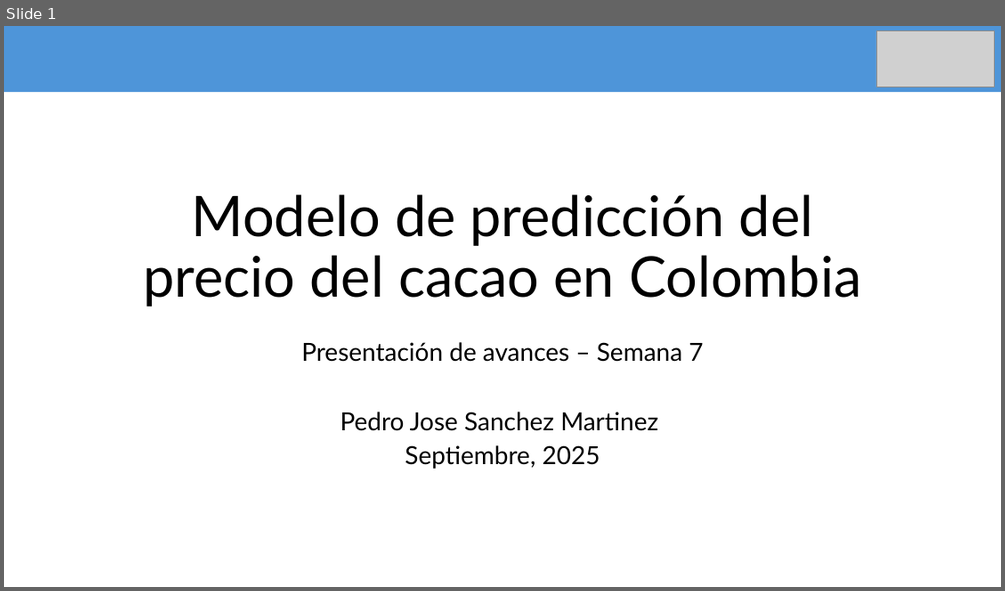
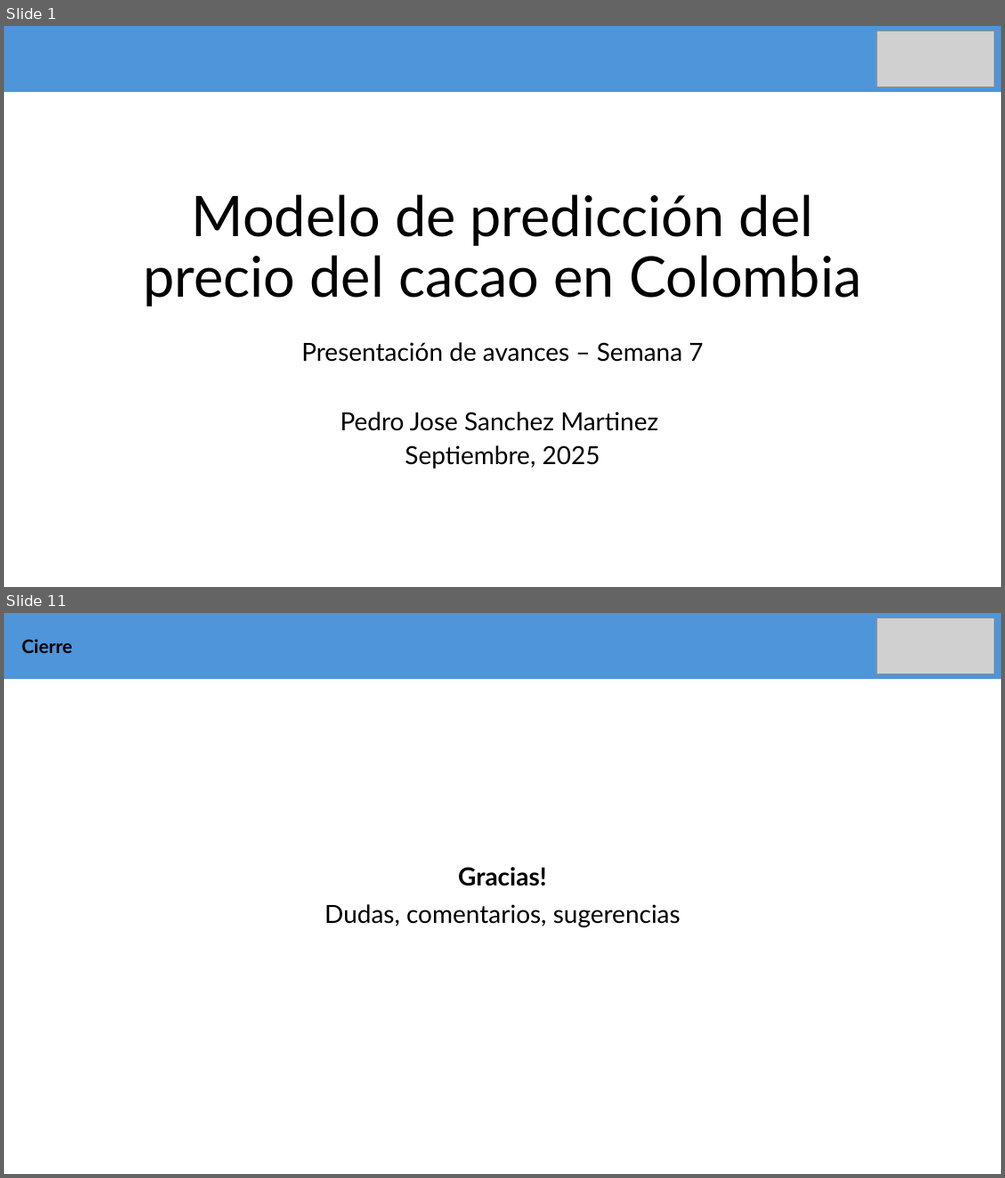
Before and after one commit to pedr0jos3/Mi-tesis, a slide deck: PresentacionAvances.pptx. Shown one above the other, each under a label of ours: slide 1 before the commit, slides 1 and 11 after it; the slides between them are not shown. The pictures are 1005x591 and 1005x1178 pixels, drawn with LibreOffice and Linux fonts; fonts in the diff are those of the drawing; grey boxes stand for pictures. Boxes give left, top, right and bottom in pixels: in the first picture for what was removed or moved away, otherwise in the second. Text is boxed around its words. In the diff, an @@ line names an element or a change of style, - is before the commit and + after.

```diff
--- a/PresentacionAvances.pptx
+++ b/PresentacionAvances.pptx
@@ slide 11 added at (4, 613, 1001, 1174), background #FFFFFF @@
@@ rectangle added at (4, 613, 1001, 679), fill #4E95D9 @@
@@ text added at (22, 639, 73, 653), 18 pt, text #000000, bold @@
+Cierre
@@ picture added at (877, 618, 995, 674) @@
@@ subtitle added at (324, 867, 680, 927), 24 pt, text #000000 @@
+Gracias!
+Dudas, comentarios, sugerencias
```
Also in this commit, not shown: 7 slides changed, 2 other slides added, 2 other files.
